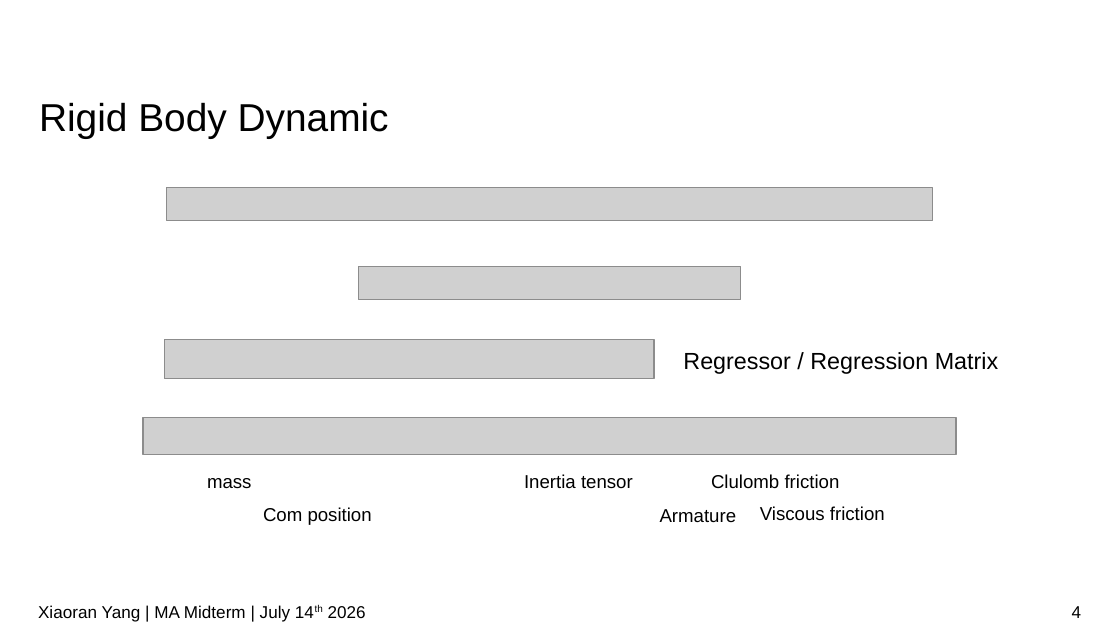
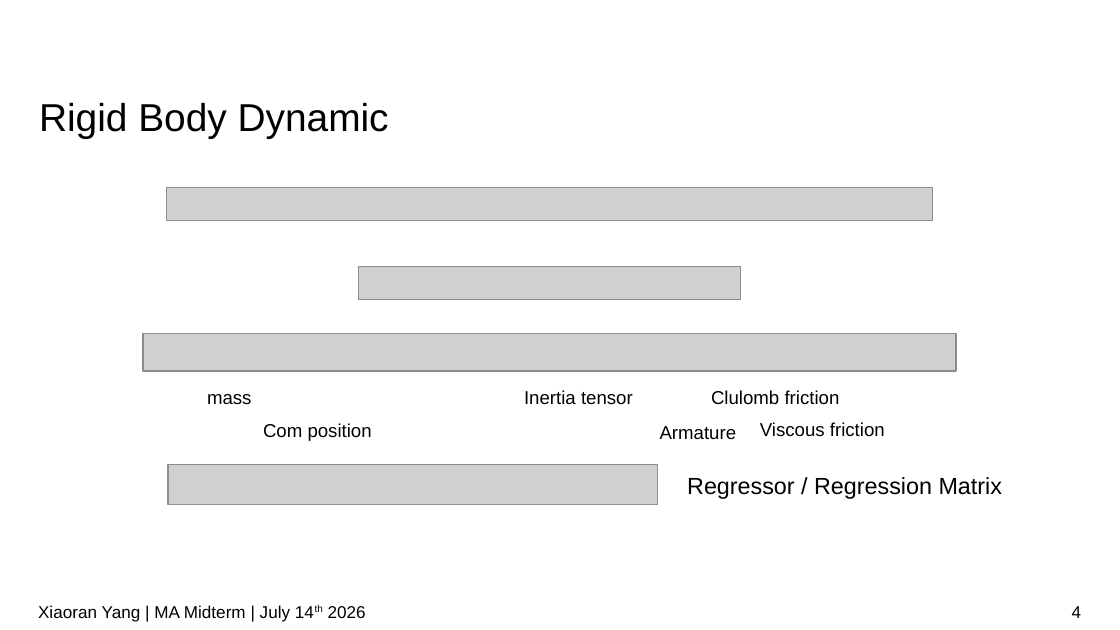
Before and after one commit to IDoccupled/identification, a slide deck: slide 4 of presentation/Midterm.odp. Drawn at 1120x630 pixels with LibreOffice and Linux fonts; fonts in the diff are those of the drawing; grey boxes stand for pictures; background and template pictures are left out. Boxes give left, top, right and bottom in pixels: in the first picture for what was removed or moved away, otherwise in the second. Text is boxed around its words. In the diff, an @@ line names an element or a change of style, - is before the commit and + after.

```diff
--- a/presentation/Midterm.odp
+++ b/presentation/Midterm.odp
@@ 6 texts, 1 picture moved together from (x1=143, y1=418, x2=956, y2=525) to (x1=143, y1=334, x2=956, y2=441) @@
@@ picture moved from (x1=165, y1=339, x2=654, y2=379) to (x1=168, y1=465, x2=657, y2=504) @@
@@ text "Regressor / Regression Matrix" moved from (x1=683, y1=352, x2=998, y2=374) to (x1=687, y1=477, x2=1002, y2=499) @@
```
Also in this commit, not shown: 4 other slides changed, 4 slides added, 1 slide removed.
